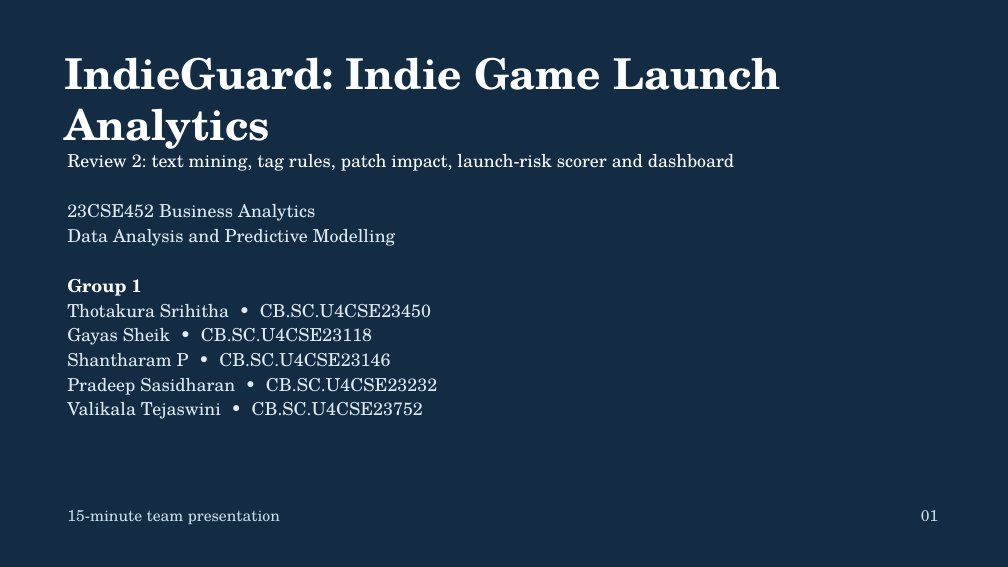
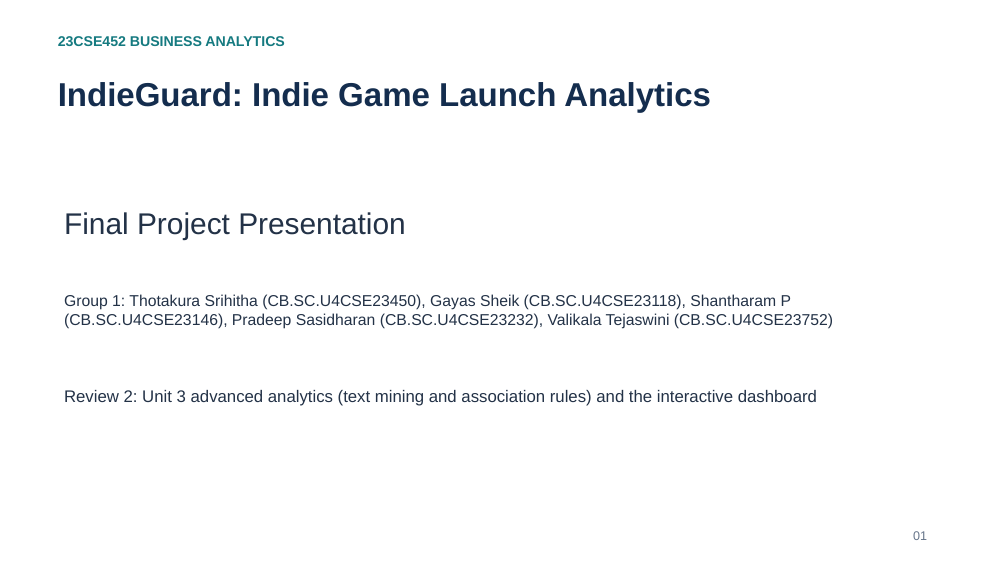
Before and after one commit to Shan713/IndieGuard, a slide deck: slide 1 of slides/review2.pptx. Drawn at 1008x567 pixels with LibreOffice and Linux fonts; fonts in the diff are those of the drawing. Boxes give left, top, right and bottom in pixels: in the first picture for what was removed or moved away, otherwise in the second. Text is boxed around its words. In the diff, an @@ line names an element or a change of style, - is before the commit and + after.

Commit message:
Review 2: rebuild deck on official template and add rubric evidence
Adds association rule configuration comparison, executed association notebook,
sample data, validation summary, submission index, tuned text-model test detail
and dashboard screenshot.

```diff
--- a/slides/review2.pptx
+++ b/slides/review2.pptx
@@ background #132C43 to #FFFFFF @@
@@ text added at (58,36,284,46), 13.5 pt, text #157A80, bold @@
+23CSE452 BUSINESS ANALYTICS
@@ text "IndieGuard: Indie Game Launch Analytics": place and size @@
-text "IndieGuard: Indie Game Launch Analytics" at (64,57,780,155)
+text "IndieGuard: Indie Game Launch Analytics" at (58,82,711,112)
@@ text "IndieGuard: Indie Game Launch Analytics" at (58,82,711,112): size 40.5 to 31.5 pt, font TeX Gyre Schola to Arial, text colour #FFFFFF to #142D4E; less space between paragraphs @@
@@ text added at (64,212,406,239), 28.5 pt, text #233247 @@
+Final Project Presentation
@@ text at (64,294,833,329): text changed; size 17 to 15 pt; font TeX Gyre Schola to Arial; text colour #DFEAF3 to #233247 @@
-Review 2: text mining, tag rules, patch impact, launch-risk scorer and dashboard
-23CSE452 Business Analytics
-Data Analysis and Predictive Modelling
-Group 1
-Thotakura Srihitha • CB.SC.U4CSE23450
-Gayas Sheik • CB.SC.U4CSE23118
-Shantharam P • CB.SC.U4CSE23146
-Pradeep Sasidharan • CB.SC.U4CSE23232
-Valikala Tejaswini • CB.SC.U4CSE23752
+Group 1: Thotakura Srihitha (CB.SC.U4CSE23450), Gayas Sheik (CB.SC.U4CSE23118), Shantharam P (CB.SC.U4CSE23146), Pradeep Sasidharan (CB.SC.U4CSE23232), Valikala Tejaswini (CB.SC.U4CSE23752)
@@ text added at (64,390,817,406), 16 pt, text #233247 @@
+Review 2: Unit 3 advanced analytics (text mining and association rules) and the interactive dashboard
@@ text removed at (67,510,280,524) @@
-15-minute team presentation
@@ text "01": place and size @@
-text "01" at (921,510,939,521)
+text "01" at (913,531,927,540)
@@ text "01" at (913,531,927,540): size 15 to 12 pt, font TeX Gyre Schola to Arial, text colour #C9DCEB to #66758A @@
```
Also in this commit, not shown: 16 slides added, 11 slides removed, 11 other files.
